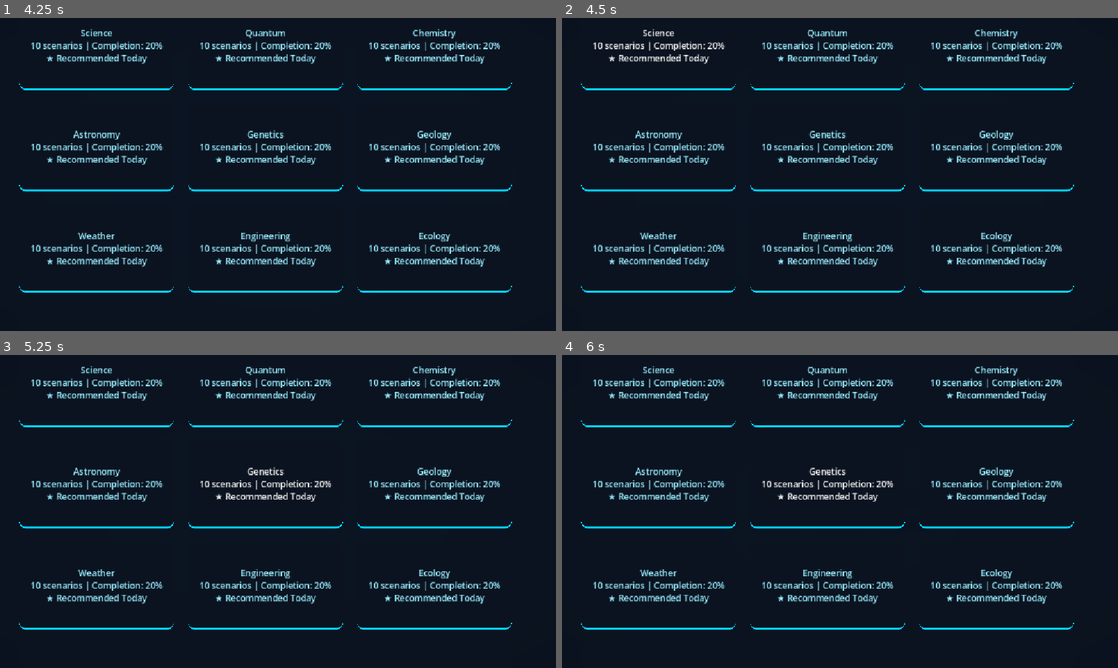
Above: before the commit, frames 1-4 (two rows, left to right).
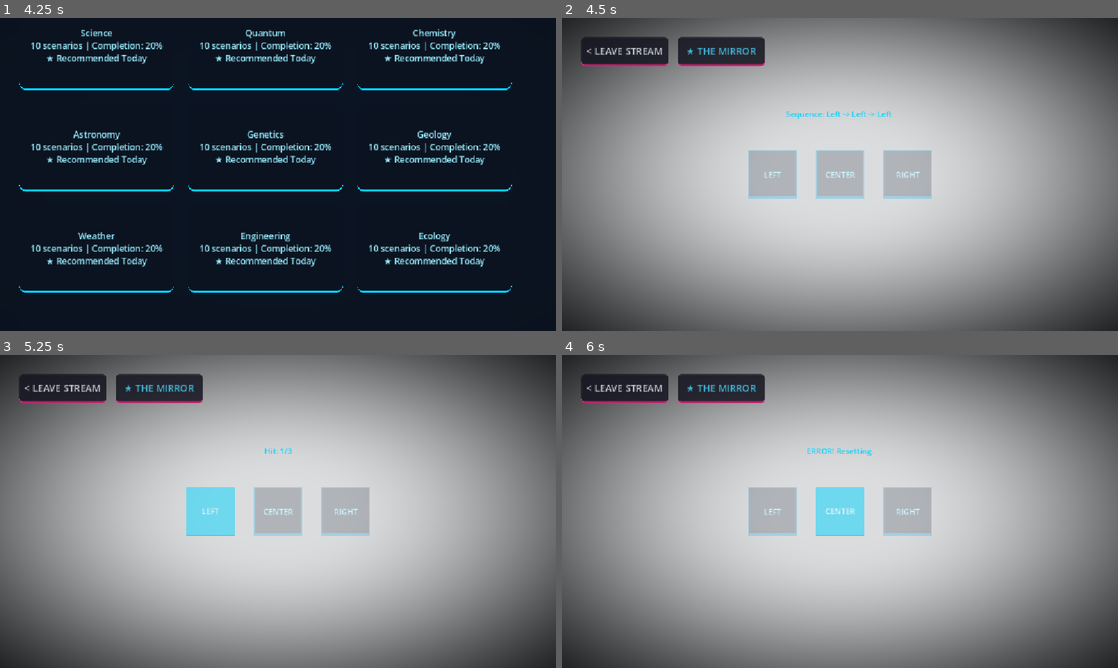
Above: after the commit, the same moments.

Repository: ITTYBITTYBITES/2-second-witness-mobile
Game: Godot game, scene res://MainShell.tscn
Two runs of this game, one before a commit and one after it. Both use one fixed random seed, a clock stepped at 60 frames per second and the inputs below.
Inputs (mouse positions are in pixels of both pictures, inside the frame that each line leads up to):
- Up to frame 1 (4.25 s): tap Enter at 0.5 s; move the mouse to (400, 158) at 0.52 s; click (400, 158) at 0.67 s; move the mouse to (166, 190) at 1.27 s; click (166, 190) at 1.42 s; click "BEGIN" at 2 s; click "BEGIN" at 2.75 s; click "Science Lab (OWNED) Empirical…" at 3.5 s
- Up to frame 2 (4.5 s): click "Science 10 scenarios | Comple…" at 4.25 s
- Up to frame 3 (5.25 s): click "LEFT" at 5 s
- Up to frame 4 (6 s): click "CENTER" at 5.75 s

Frame 1 is identical in both runs. In frame 2, 99% of the frame differs, in the area x 0-100%, y 0-100%; in frame 3, 99%; in frame 4, 99%.
Error before the commit: Assertion failed: Fatal: Modal stack was not empty when gameplay started. (res://scripts/scenarios/BaseScenario.gd:106)

Commit message:
fix(runtime): resolve modal stack assertion on world selection and correct local variable scoping in SignalVsNoise

Diff:
--- a/app/scripts/scenarios/SignalVsNoise.gd
+++ b/app/scripts/scenarios/SignalVsNoise.gd
@@ -9,6 +9,7 @@
 
 var _start_ticks_msec: int = 0
 var target_symbol: String = "◆"
+var noise_symbols: Array = ["⬢", "⬟", "▲", "■", "●", "★", "✖", "✦"]
 var is_signal: bool = false
 var _scenario_id: String = "signal_vs_noise"
 
@@ -16,7 +17,7 @@
 	_scenario_id = _scenario_payload["id"]
 	# The JSON schema determines the target symbol and the pool of noise symbols
 	target_symbol = rules.get("correct_answer", "◆")
-	var noise_symbols = rules.get("wrong_answers", ["⬢", "⬟", "▲", "■", "●", "★", "✖", "✦"])
+	noise_symbols = rules.get("wrong_answers", ["⬢", "⬟", "▲", "■", "●", "★", "✖", "✦"])
 
 	btn_match.pressed.connect(func(): _on_answer(true))
 	btn_ignore.pressed.connect(func(): _on_answer(false))
--- a/app/scripts/system/ExperienceOrchestrator.gd
+++ b/app/scripts/system/ExperienceOrchestrator.gd
@@ -60,6 +60,7 @@
 			"WeeklyFeaturedScreen": if router.has_method("_on_discover_requested"): router._on_discover_requested()
 			"WorldSelectScreen": if router.has_method("_on_play_universe_requested"): router._on_play_universe_requested(payload.get("universe_id", active_state.current_universe))
 			"PlayerProfileScreen": if router.has_method("_on_profile_requested"): router._on_profile_requested()
+			"GameplayHUD": if router.has_method("_on_world_selected"): router._on_world_selected(payload.get("universe_id", active_state.current_universe), payload.get("world_id", active_state.current_world))
 
 	experience_state_changed.emit(active_state)
 
@@ -101,9 +102,7 @@
 	active_state.current_scenario = s_id
 	active_spike = s_id
 
-	var router = Engine.get_main_loop().root.get_node_or_null("NavigationRouter")
-	if router and router.has_method("handle_navigation_event"):
-		router.handle_navigation_event({"type": "portal_selected", "destination": {"universe_id": u_id, "world_id": w_id, "scenario_id": s_id}})
+	request_navigation_transition("GameplayHUD", {"universe_id": u_id, "world_id": w_id})
 
 	experience_state_changed.emit(active_state)
 
